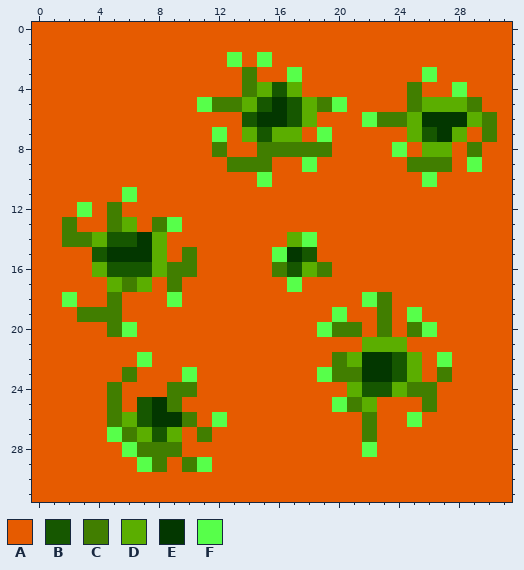
Two versions of one pixel-art sprite, Zombie Survival Game.gmx/sprites/images/spr_dirt4_0.png. Above: the version before the commit.
The file is 32x32 pixels.
Palette (. is transparent): A #e65b00  B #165700  C #417e00  D #5bae00  E #033700  F #57ff4a
After:
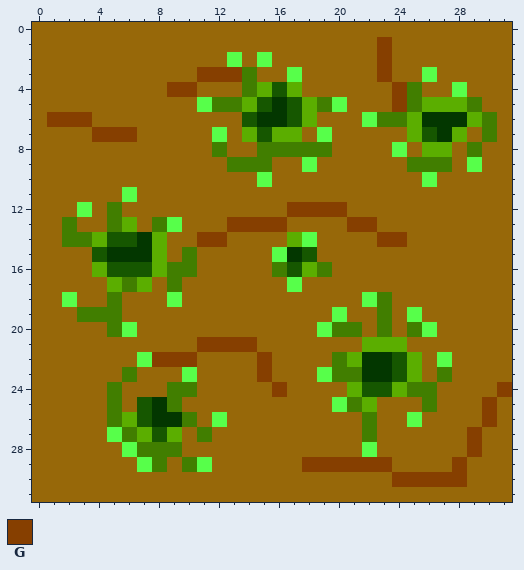
Colours new in this view: G #863f00
Commit message: Dimmed the new dirt Just Dimmed the new dirt
From old to new:
@@ palette @@
-A #e65b00
+A #976809
@@ x 0..31 @@
  0 AAAAAAAAAAAAAAAAAAAAAAAAAAAAAAAA
- 1 AAAAAAAAAAAAAAAAAAAAAAAAAAAAAAAA
- 2 AAAAAAAAAAAAAFAFAAAAAAAAAAAAAAAA
- 3 AAAAAAAAAAAAAACAAFAAAAAAAAFAAAAA
- 4 AAAAAAAAAAAAAACDBDAAAAAAACAAFAAA
- 5 AAAAAAAAAAAFCCDBEBDCFAAAACDDDCAA
- 6 AAAAAAAAAAAAAABEEBDAAAFCCDEEEDCA
- 7 AAAAAAAAAAAAFADBDDAFAAAAADBEDACA
+ 1 AAAAAAAAAAAAAAAAAAAAAAAGAAAAAAAA
+ 2 AAAAAAAAAAAAAFAFAAAAAAAGAAAAAAAA
+ 3 AAAAAAAAAAAGGGCAAFAAAAAGAAFAAAAA
+ 4 AAAAAAAAAGGAAACDBDAAAAAAGCAAFAAA
+ 5 AAAAAAAAAAAFCCDBEBDCFAAAGCDDDCAA
+ 6 AGGGAAAAAAAAAABEEBDAAAFCCDEEEDCA
+ 7 AAAAGGGAAAAAFADBDDAFAAAAADBEDACA
  8 AAAAAAAAAAAACAACCCCCAAAAFADDACAA
@@ x 9..26 @@
 11 AAAAAAAAAAAAAAAAAA
-12 AAAAAAAAAAAAAAAAAA
-13 FAAAAAAAAAAAAAAAAA
-14 AAAAAAAADFAAAAAAAA
+12 AAAAAAAAGGGGAAAAAA
+13 FAAAGGGGAAAAGGAAAA
+14 AAGGAAAADFAAAAGGAA
 15 ACAAAAAFEBAAAAAAAA
@@ x 0..31 @@
 20 AAAAACFAAAAAAAAAAAAFCCACACFAAAAA
-21 AAAAAAAAAAAAAAAAAAAAAADDDAAAAAAA
-22 AAAAAAAFAAAAAAAAAAAACDEEBDAFAAAA
-23 AAAAAACAAAFAAAAAAAAFCCEEBDACAAAA
-24 AAAAACAAACCAAAAAAAAAADBBDCCAAAAA
-25 AAAAACABECAAAAAAAAAAFCDAAACAAAAA
-26 AAAAACDBEECAFAAAAAAAAACAAFAAAAAA
-27 AAAAAFCDBDACAAAAAAAAAACAAAAAAAAA
-28 AAAAAAFCCCAAAAAAAAAAAAFAAAAAAAAA
-29 AAAAAAAFCACFAAAAAAAAAAAAAAAAAAAA
-30 AAAAAAAAAAAAAAAAAAAAAAAAAAAAAAAA
+21 AAAAAAAAAAAGGGGAAAAAAADDDAAAAAAA
+22 AAAAAAAFGGGAAAAGAAAACDEEBDAFAAAA
+23 AAAAAACAAAFAAAAGAAAFCCEEBDACAAAA
+24 AAAAACAAACCAAAAAGAAAADBBDCCAAAAG
+25 AAAAACABECAAAAAAAAAAFCDAAACAAAGA
+26 AAAAACDBEECAFAAAAAAAAACAAFAAAAGA
+27 AAAAAFCDBDACAAAAAAAAAACAAAAAAGAA
+28 AAAAAAFCCCAAAAAAAAAAAAFAAAAAAGAA
+29 AAAAAAAFCACFAAAAAAGGGGGGAAAAGAAA
+30 AAAAAAAAAAAAAAAAAAAAAAAAGGGGGAAA
 31 AAAAAAAAAAAAAAAAAAAAAAAAAAAAAAAA
Changed places in both pictures, as pixel boxes (x1, y1, x2, y2):
changed: (32, 22, 512, 502)
